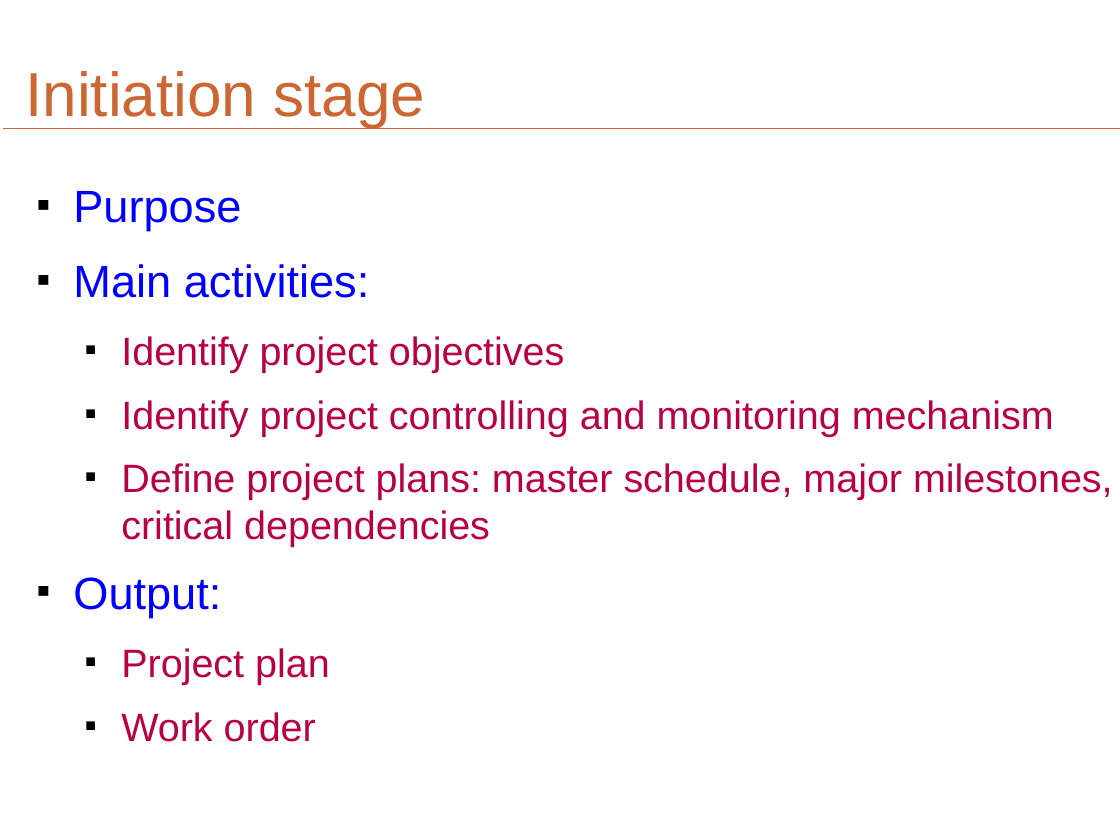
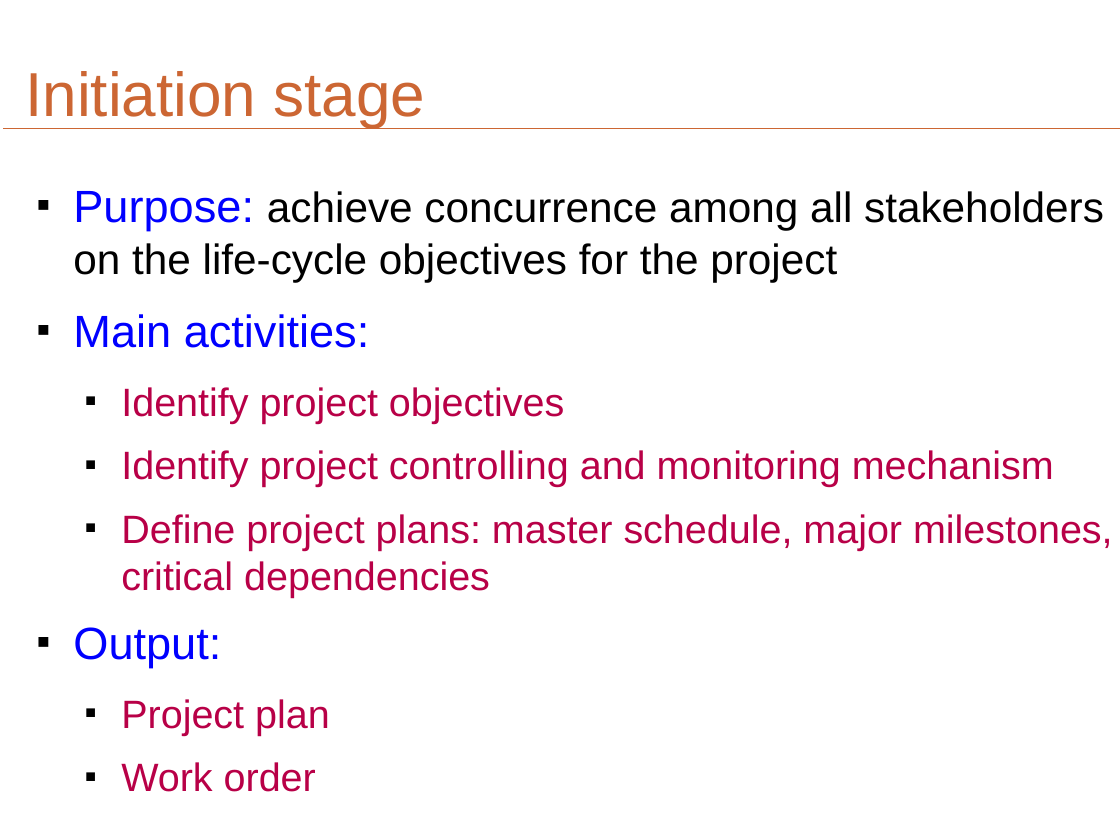
Before and after one commit to shindo59/open-ones, a slide deck: slide 5 of trunk/SDP/Wip/Document/Slide/SDP_SDLC.odp. Drawn at 1120x840 pixels with LibreOffice and Linux fonts; fonts in the diff are those of the drawing. Boxes give left, top, right and bottom in pixels: in the first picture for what was removed or moved away, otherwise in the second. Text is boxed around its words. In the diff, an @@ line names an element or a change of style, - is before the commit and + after.

```diff
--- a/trunk/SDP/Wip/Document/Slide/SDP_SDLC.odp
+++ b/trunk/SDP/Wip/Document/Slide/SDP_SDLC.odp
@@ text at <box>73,191,1104,282</box>: text changed; size 32 to 30 pt; text colour #0000FF to #000000 @@
-■ Purpose
+■ Purpose: achieve concurrence among all stakeholders on the life-cycle objectives for the project
```
Also in this commit, not shown: 5 other slides changed, 5 slides added, 2 slides removed, 2 other files.
